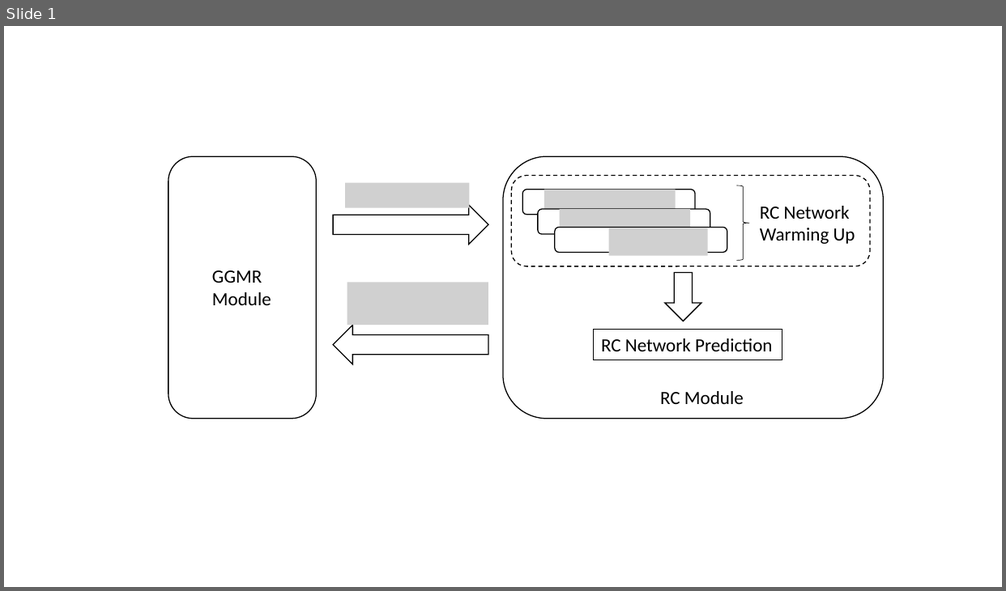
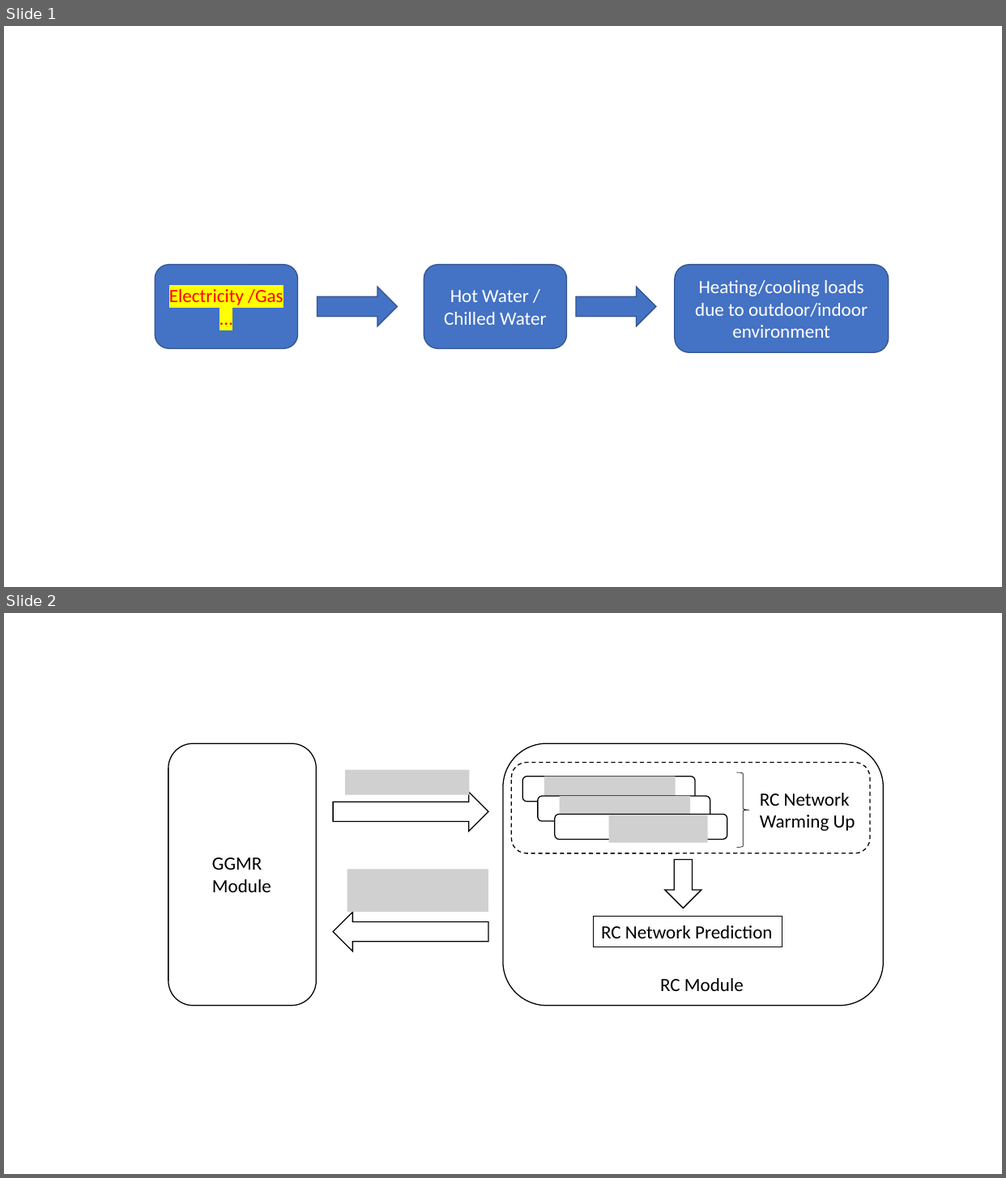
Before and after one commit to xixihaha1995/Hybrid_RC_GGMR, a slide deck: writing/Purdue_Hybrid_Schema.pptx. Shown one above the other, each under a label of ours: slide 1 before the commit, slides 1 and 2 after it. The pictures are 1006x591 and 1006x1178 pixels, drawn with LibreOffice and Linux fonts; fonts in the diff are those of the drawing; grey boxes stand for pictures. Boxes give left, top, right and bottom in pixels: in the first picture for what was removed or moved away, otherwise in the second. Text is boxed around its words. In the diff, an @@ line names an element or a change of style, - is before the commit and + after.

```diff
--- a/writing/Purdue_Hybrid_Schema.pptx
+++ b/writing/Purdue_Hybrid_Schema.pptx
@@ slide 1 added at [4, 26, 1002, 587], background #FFFFFF @@
@@ rounded rectangle added at [155, 265, 298, 348], fill #4472C4, outline #325491 1 pt, 18 pt, text #FF0000 @@
+Electricity /Gas …
@@ rounded rectangle added at [424, 265, 567, 348], fill #4472C4, outline #325491 1 pt, 18 pt, text #FFFFFF @@
+Hot Water / Chilled Water
@@ rounded rectangle added at [675, 265, 889, 353], fill #4472C4, outline #325491 1 pt, 18 pt, text #FFFFFF @@
+Heating/cooling loads due to outdoor/indoor environment
@@ right arrow added at [317, 287, 397, 327], fill #4472C4, outline #325491 1 pt @@
@@ right arrow added at [576, 287, 656, 327], fill #4472C4, outline #325491 1 pt @@
@@ what was slide 1 is now slide 2 @@
```
Also in this commit, not shown: 10 other files.
